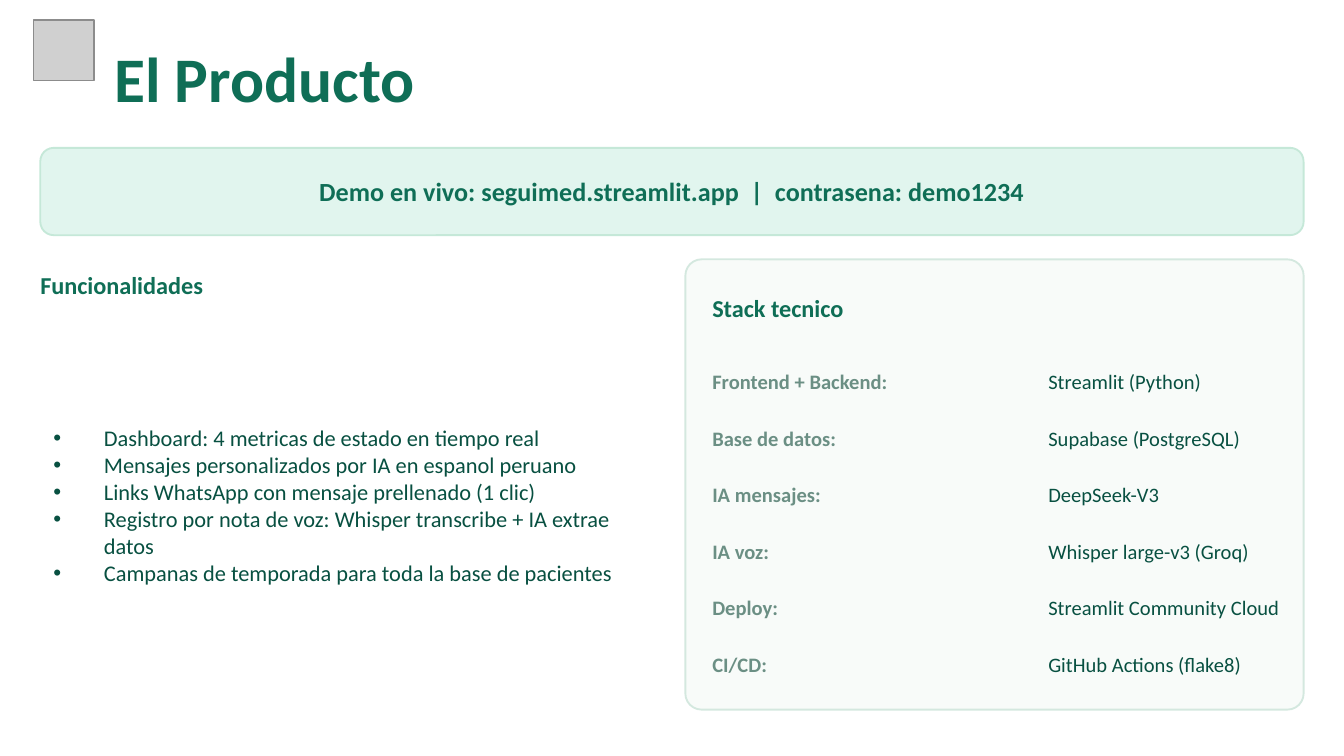
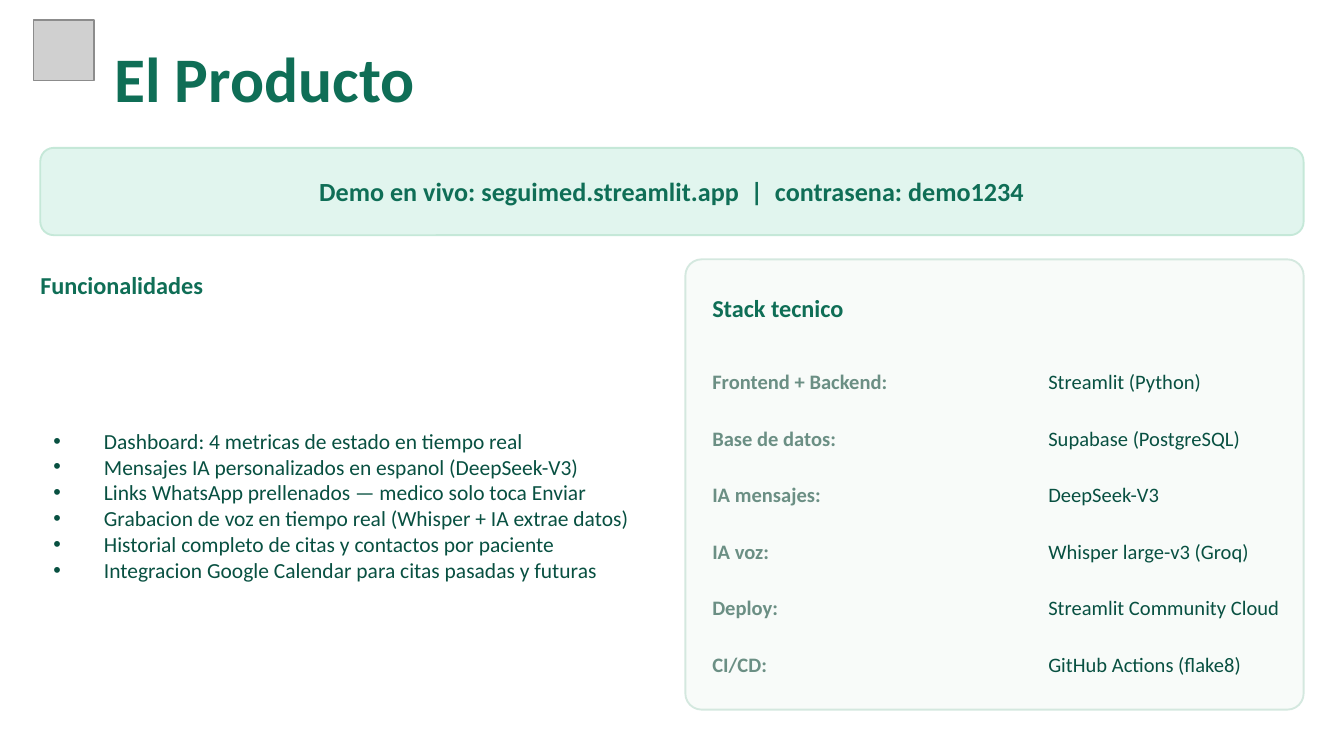
Before and after one commit to MayraOA/seguimed, a slide deck: slide 8 of docs/seguimed_pitch.pptx. Drawn at 1344x756 pixels with LibreOffice and Linux fonts; fonts in the diff are those of the drawing; grey boxes stand for pictures. Boxes give left, top, right and bottom in pixels: in the first picture for what was removed or moved away, otherwise in the second. Text is boxed around its words. In the diff, an @@ line names an element or a change of style, - is before the commit and + after.

Commit message:
docs: update pitch deck with new features and interview data

```diff
--- a/docs/seguimed_pitch.pptx
+++ b/docs/seguimed_pitch.pptx
@@ text at (104, 434, 522, 453): size 12 to 11.5 pt in "Dashboard: 4 metricas de estado en tiempo ..." @@
@@ text at (104, 459, 628, 582): text changed; size 12 to 11.5 pt @@
-• Mensajes personalizados por IA en espanol peruano
-• Links WhatsApp con mensaje prellenado (1 clic)
-• Registro por nota de voz: Whisper transcribe + IA extrae datos
-• Campanas de temporada para toda la base de pacientes
+• Mensajes IA personalizados en espanol (DeepSeek-V3)
+• Links WhatsApp prellenados — medico solo toca Enviar
+• Grabacion de voz en tiempo real (Whisper + IA extrae datos)
+• Historial completo de citas y contactos por paciente
+• Integracion Google Calendar para citas pasadas y futuras
```
